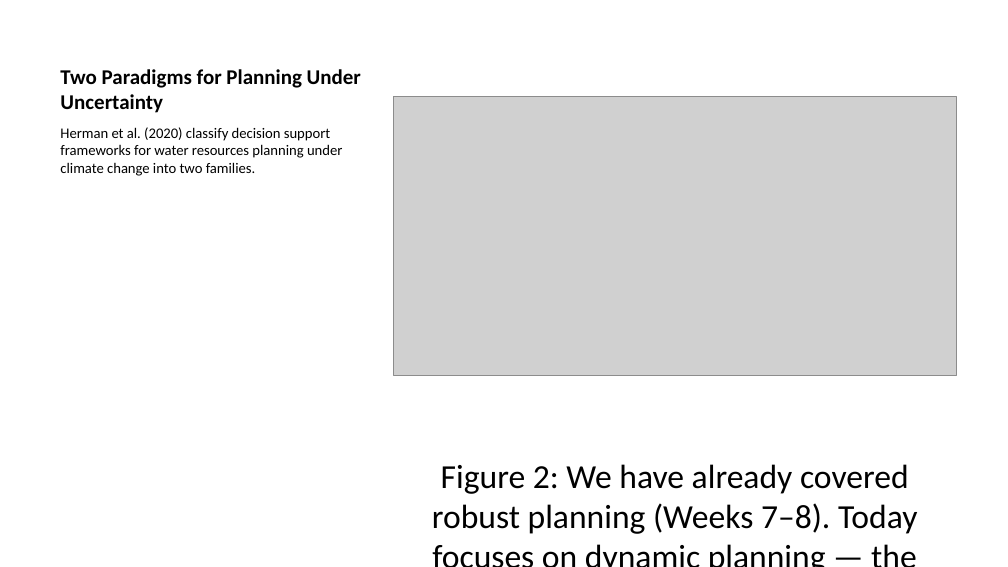
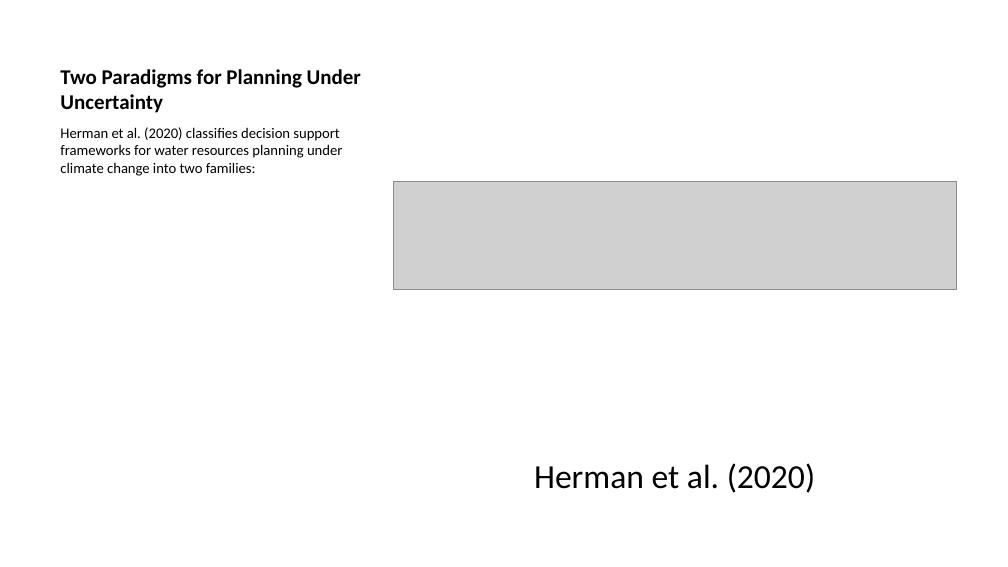
Before and after one commit to CEVE-421-521/ceve-421-521.github.io, a slide deck: slide 7 of lectures/week-11/index.pptx (slide 8 before the commit). Drawn at 1008x567 pixels with LibreOffice and Linux fonts; fonts in the diff are those of the drawing; grey boxes stand for pictures. Boxes give left, top, right and bottom in pixels: in the first picture for what was removed or moved away, otherwise in the second. Text is boxed around its words. In the diff, an @@ line names an element or a change of style, - is before the commit and + after.

```diff
--- a/lectures/week-11/index.pptx
+++ b/lectures/week-11/index.pptx
@@ picture removed at (393, 97, 956, 375) @@
@@ text at (60, 127, 342, 176): text changed @@
-Herman et al. (2020) classify decision support frameworks for water resources planning under climate change into two families.
+Herman et al. (2020) classifies decision support frameworks for water resources planning under climate change into two families:
@@ picture added at (393, 182, 956, 290) @@
@@ text at (534, 463, 815, 493): text changed @@
-Figure 2: We have already covered robust planning (Weeks 7–8). Today focuses on dynamic planning — the highlighted column.
+Herman et al. (2020)
```
Also in this commit, not shown: 7 other slides changed, 1 slide removed, 58 other files.
